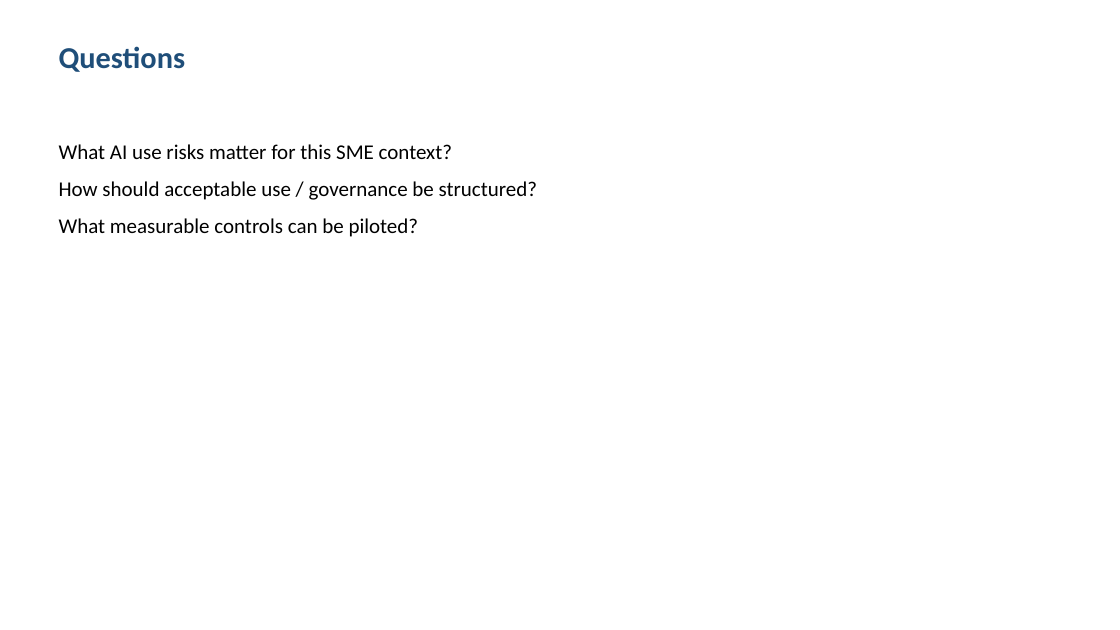
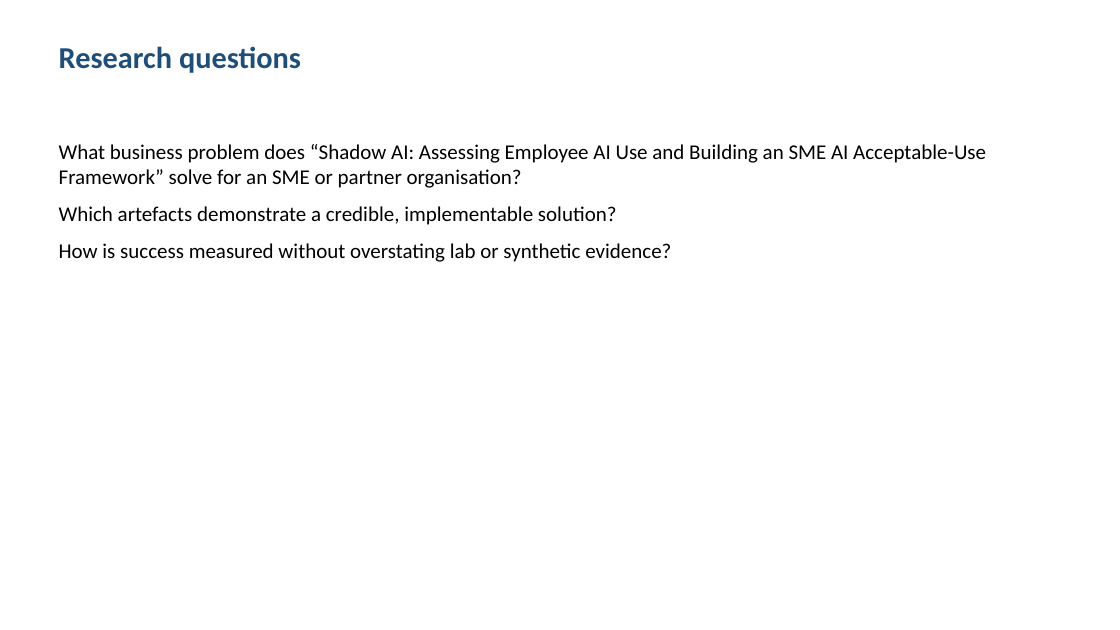
Before and after one commit to shohrabniaz/shadow-ai-acceptable-use, a slide deck: slide 2 of Final_Submission/02_Presentation.pptx. Drawn at 1120x630 pixels with LibreOffice and Linux fonts; fonts in the diff are those of the drawing. Boxes give left, top, right and bottom in pixels: in the first picture for what was removed or moved away, otherwise in the second. Text is boxed around its words. In the diff, an @@ line names an element or a change of style, - is before the commit and + after.

```diff
--- a/Final_Submission/02_Presentation.pptx
+++ b/Final_Submission/02_Presentation.pptx
@@ text at (59, 46, 301, 73): text changed @@
-Questions
+Research questions
@@ text at (59, 144, 986, 262): text changed @@
-What AI use risks matter for this SME context?
-How should acceptable use / governance be structured?
-What measurable controls can be piloted?
+What business problem does “Shadow AI: Assessing Employee AI Use and Building an SME AI Acceptable-Use Framework” solve for an SME or partner organisation?
+Which artefacts demonstrate a credible, implementable solution?
+How is success measured without overstating lab or synthetic evidence?
```
Also in this commit, not shown: 3 other slides changed, 12 other files.
